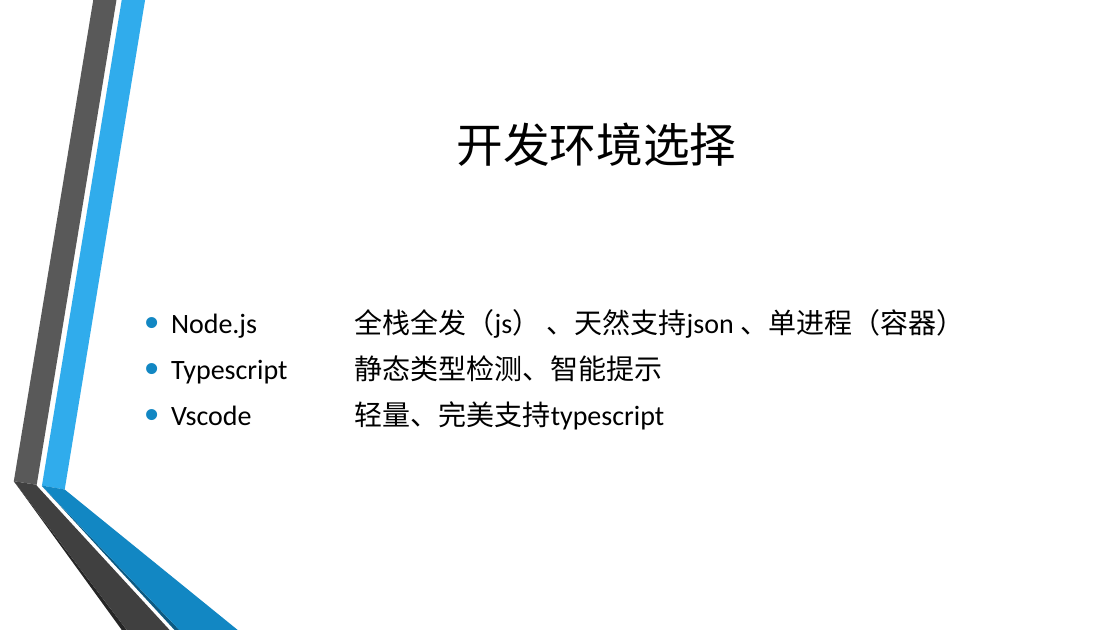
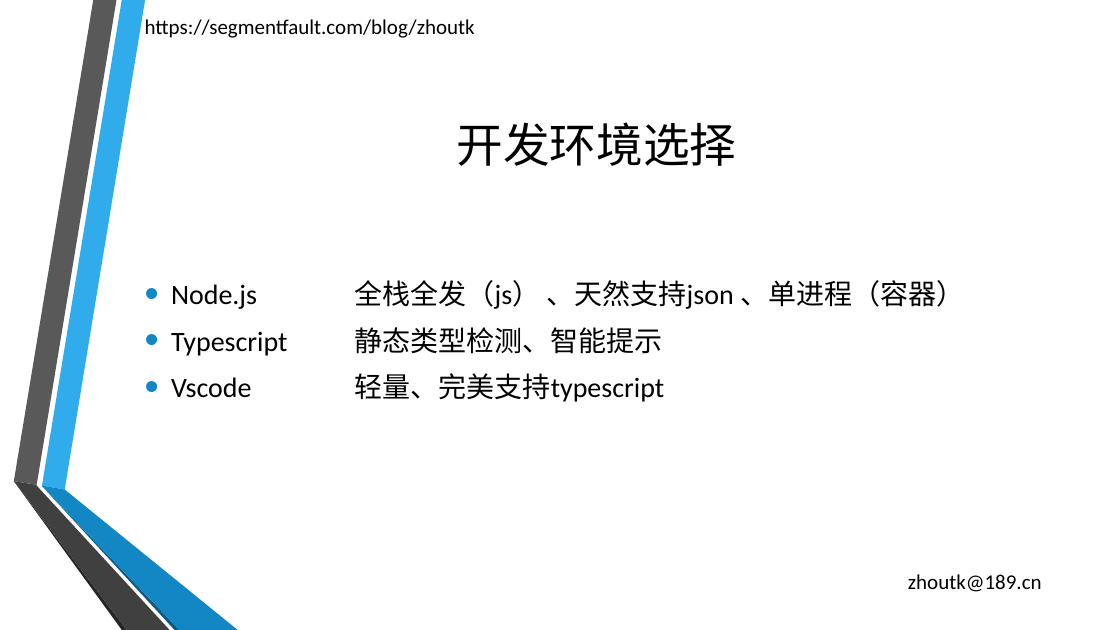
Before and after one commit to zhoutk/sifou, a slide deck: slide 3 of 001.运用typescript进行node.js后端开发精要/typescript_base.pptx. Drawn at 1120x630 pixels with LibreOffice and Linux fonts; fonts in the diff are those of the drawing; background and template pictures are left out. Boxes give left, top, right and bottom in pixels: in the first picture for what was removed or moved away, otherwise in the second. Text is boxed around its words. In the diff, an @@ line names an element or a change of style, - is before the commit and + after.

Commit message:
001 ppt

```diff
--- a/001.运用typescript进行node.js后端开发精要/typescript_base.pptx
+++ b/001.运用typescript进行node.js后端开发精要/typescript_base.pptx
@@ text added at (145, 19, 475, 38), 18 pt, text #000000 @@
+https://segmentfault.com/blog/zhoutk
@@ text "Node.js 全栈全发（js） 、天然支持json 、单进程（容器）": place and size @@
-text "Node.js 全栈全发（js） 、天然支持json 、单进程（容器）" at (171, 309, 964, 430)
+text "Node.js 全栈全发（js） 、天然支持json 、单进程（容器）" at (171, 280, 964, 402)
@@ text added at (908, 574, 1042, 592), 18 pt, text #000000 @@
+zhoutk@189.cn
```
Also in this commit, not shown: 3 other slides changed, 1 slide added, 1 other file.
